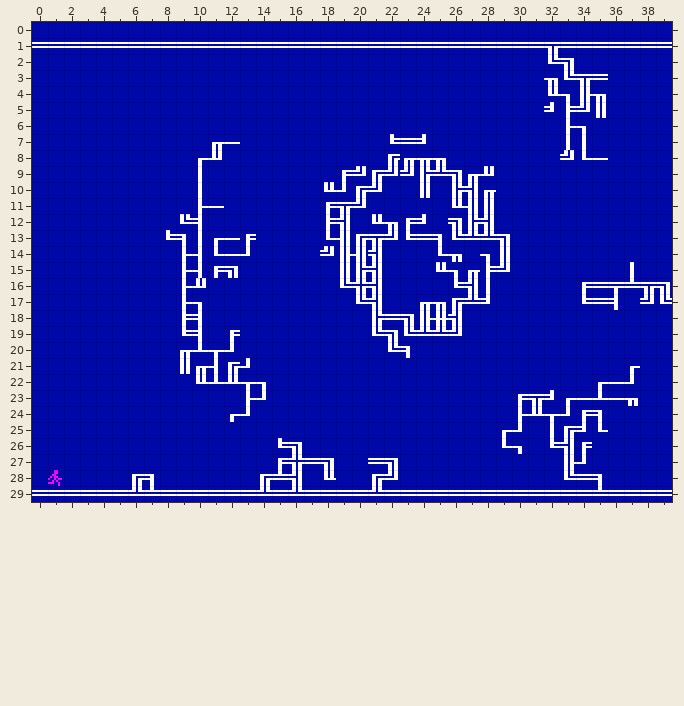
Two states of a Tiled map (JSON), assets/map/kvn-long-map/room-giger-01.tmj. Above: the version before the commit.
Cells are 8x8 px. Shown: x 0..39, y 0..29.
Now the later version:
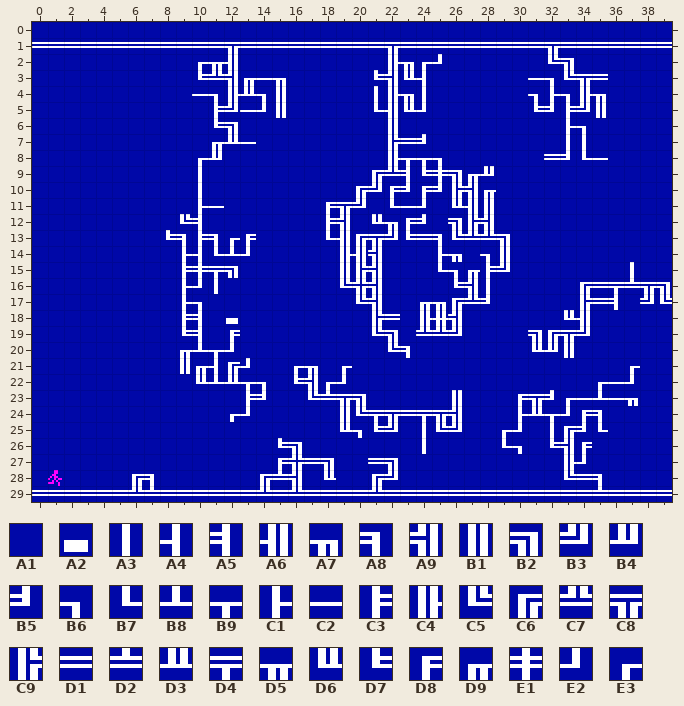
Key: from "bg": A1 0, A2 22, A3 179, A4 180, A5 181, A6 182, A7 183, A8 184, A9 185, B1 186, B2 187, B3 188, B4 189, B5 190, B6 191, B7 192, B8 193, B9 194, C1 195, C2 196, C3 198, C4 199, C5 200, C6 201, C7 202, C8 203, C9 204, D1 205, D2 207, D3 208, D4 209, D5 210, D6 211, D7 212, D8 213, D9 214, E1 216, E2 217, E3 218.
__ is an empty cell, .. an unchanged one.
Change:
--- layer "Tile Layer 1"
@@ x 10..33 @@
- 1 .. .. D1 .. .. .. .. .. .. .. .. .. D1 .. .. .. .. .. .. .. .. .. .. ..
- 2 A1 A1 A1 .. .. .. .. .. .. .. .. .. A1 A1 A1 A1 .. .. .. .. .. .. .. ..
- 3 A1 A1 A1 A1 A1 A1 .. .. .. .. .. A1 A1 A1 A1 .. .. .. .. .. .. A1 A7 ..
- 4 A1 A1 A1 A1 A1 A1 .. .. .. .. .. A1 A1 A1 A1 .. .. .. .. .. .. A1 D6 ..
- 5 .. A1 A1 A1 A1 A1 .. .. .. .. .. A1 A1 A1 A1 .. .. .. .. .. .. A1 .. ..
- 6 .. A1 A1 .. .. .. .. .. .. .. .. .. A1 .. .. .. .. .. .. .. .. .. .. ..
- 7 .. .. C2 A1 .. .. .. .. .. .. .. .. D7 .. .. .. .. .. .. .. .. .. .. ..
- 8 .. .. .. .. .. .. .. .. .. .. .. .. C6 D9 D5 A7 .. .. .. .. .. .. A1 B3
- 9 .. .. .. .. .. .. .. .. .. D8 B3 .. B3 B3 C9 C7 .. .. .. .. .. .. .. ..
-10 .. .. .. .. .. .. .. .. D6 E2 .. .. A1 A1 B1 A1 .. .. .. .. .. .. .. ..
-11 .. .. .. .. .. .. .. .. .. .. .. .. A1 A1 A1 .. .. .. .. .. .. .. .. ..
+ 1 .. .. C8 .. .. .. .. .. .. .. .. .. C8 .. .. .. .. .. .. .. .. .. .. ..
+ 2 E3 D5 A6 .. .. .. .. .. .. .. .. .. C4 A7 E3 E2 .. .. .. .. .. .. .. ..
+ 3 D7 C7 A9 D9 C2 A7 .. .. .. .. .. D7 A9 D6 A4 .. .. .. .. .. .. C2 B6 ..
+ 4 C2 B6 C4 D3 B6 B1 .. .. .. .. .. A3 C4 A7 A3 .. .. .. .. .. .. B6 C1 ..
+ 5 .. C3 B3 C2 E2 B1 .. .. .. .. .. B7 A6 D6 E2 .. .. .. .. .. .. D7 .. ..
+ 6 .. D7 B2 .. .. .. .. .. .. .. .. .. B1 .. .. .. .. .. .. .. .. .. .. ..
+ 7 .. .. D3 C2 .. .. .. .. .. .. .. .. C9 .. .. .. .. .. .. .. .. .. .. ..
+ 8 .. .. .. .. .. .. .. .. .. .. .. .. C4 B9 B9 B6 .. .. .. .. .. .. D1 B5
+ 9 .. .. .. .. .. .. .. .. .. A1 A1 .. C7 A5 D7 E1 .. .. .. .. .. .. .. ..
+10 .. .. .. .. .. .. .. .. A1 A1 .. .. D8 B5 D8 B5 .. .. .. .. .. .. .. ..
+11 .. .. .. .. .. .. .. .. .. .. .. .. B7 C2 E2 .. .. .. .. .. .. .. .. ..
@@ x 9..34 @@
-13 .. A3 E3 C2 .. .. .. .. .. .. .. .. .. .. .. .. .. .. .. .. .. .. .. .. .. ..
-14 .. .. .. C2 .. .. .. .. .. B3 .. .. .. .. .. .. B7 .. .. .. .. .. .. .. .. ..
-15 C1 A4 D8 .. .. .. .. .. .. .. .. .. .. .. .. .. D6 .. .. .. .. .. .. .. .. ..
-16 .. B4 A1 .. .. .. .. .. .. .. .. .. .. .. .. .. .. .. .. .. .. .. .. .. .. D8
-17 .. .. .. .. .. .. .. .. .. .. .. .. .. .. .. .. .. .. .. .. .. .. .. .. .. D7
-18 .. .. .. A1 .. .. .. .. .. .. .. .. .. .. B2 .. .. .. .. .. .. .. .. .. A1 A1
-19 .. .. .. .. .. .. .. .. .. .. .. .. .. .. C5 .. .. .. .. .. .. .. A1 A1 A1 A1
-20 .. .. .. .. .. .. .. .. .. .. .. .. .. .. .. .. .. .. .. .. .. .. A1 A1 A1 ..
-21 .. .. .. .. .. .. .. A1 A1 .. A1 .. .. .. .. .. .. .. .. .. .. .. .. .. .. ..
-22 .. .. .. .. .. .. .. A1 A1 A1 A1 .. .. .. .. .. .. .. .. .. .. .. .. .. .. ..
-23 .. .. .. .. C1 E2 .. .. A1 A1 A1 A1 .. .. .. .. .. A1 .. .. .. .. .. .. .. ..
-24 .. .. .. .. .. .. .. .. .. .. A1 A1 A1 A1 A1 A1 A1 A1 .. .. .. .. .. .. .. ..
-25 .. .. .. .. .. .. .. .. .. .. A1 A1 A1 A1 .. A1 A1 A1 .. .. .. .. .. .. .. ..
-26 .. .. .. .. .. .. .. .. .. .. .. .. .. .. .. A1 .. .. .. .. .. .. .. .. .. ..
+13 .. C3 A8 E3 .. .. .. .. .. .. .. .. .. .. .. .. .. .. .. .. .. .. .. .. .. ..
+14 .. .. .. B8 .. .. .. .. .. A1 .. .. .. .. .. .. C1 .. .. .. .. .. .. .. .. ..
+15 C3 E1 D4 .. .. .. .. .. .. .. .. .. .. .. .. .. B7 .. .. .. .. .. .. .. .. ..
+16 .. E2 A3 .. .. .. .. .. .. .. .. .. .. .. .. .. .. .. .. .. .. .. .. .. .. C6
+17 .. .. .. .. .. .. .. .. .. .. .. .. .. .. .. .. .. .. .. .. .. .. .. .. .. C9
+18 .. .. .. A2 .. .. .. .. .. .. .. .. .. .. A1 .. .. .. .. .. .. .. .. .. D6 A6
+19 .. .. .. .. .. .. .. .. .. .. .. .. .. .. A1 .. .. .. .. .. .. .. B2 C6 C8 B3
+20 .. .. .. .. .. .. .. .. .. .. .. .. .. .. .. .. .. .. .. .. .. .. D6 B4 B1 ..
+21 .. .. .. .. .. .. .. E3 A7 .. E3 .. .. .. .. .. .. .. .. .. .. .. .. .. .. ..
+22 .. .. .. .. .. .. .. D7 A9 E3 E2 .. .. .. .. .. .. .. .. .. .. .. .. .. .. ..
+23 .. .. .. .. C3 B5 .. .. C5 D2 C8 B2 .. .. .. .. .. B1 .. .. .. .. .. .. .. ..
+24 .. .. .. .. .. .. .. .. .. .. B1 C5 D4 C8 D1 D4 C8 A9 .. .. .. .. .. .. .. ..
+25 .. .. .. .. .. .. .. .. .. .. D6 B6 D7 B3 .. A3 C5 B3 .. .. .. .. .. .. .. ..
+26 .. .. .. .. .. .. .. .. .. .. .. .. .. .. .. A3 .. .. .. .. .. .. .. .. .. ..
